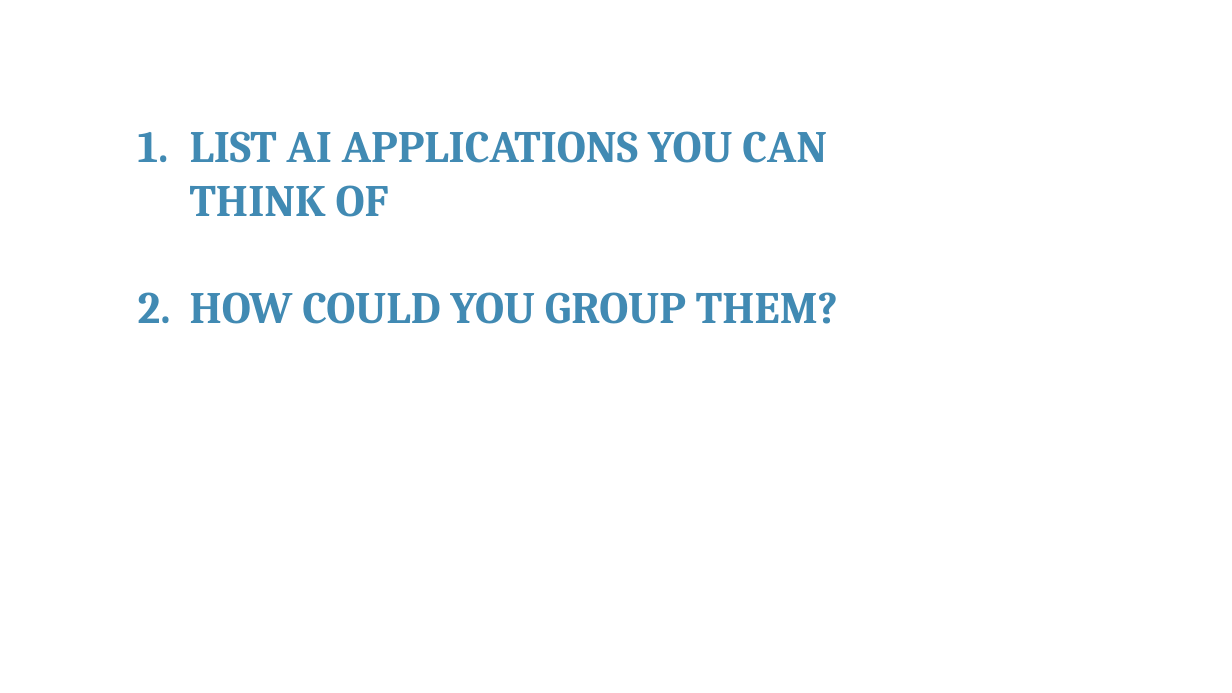
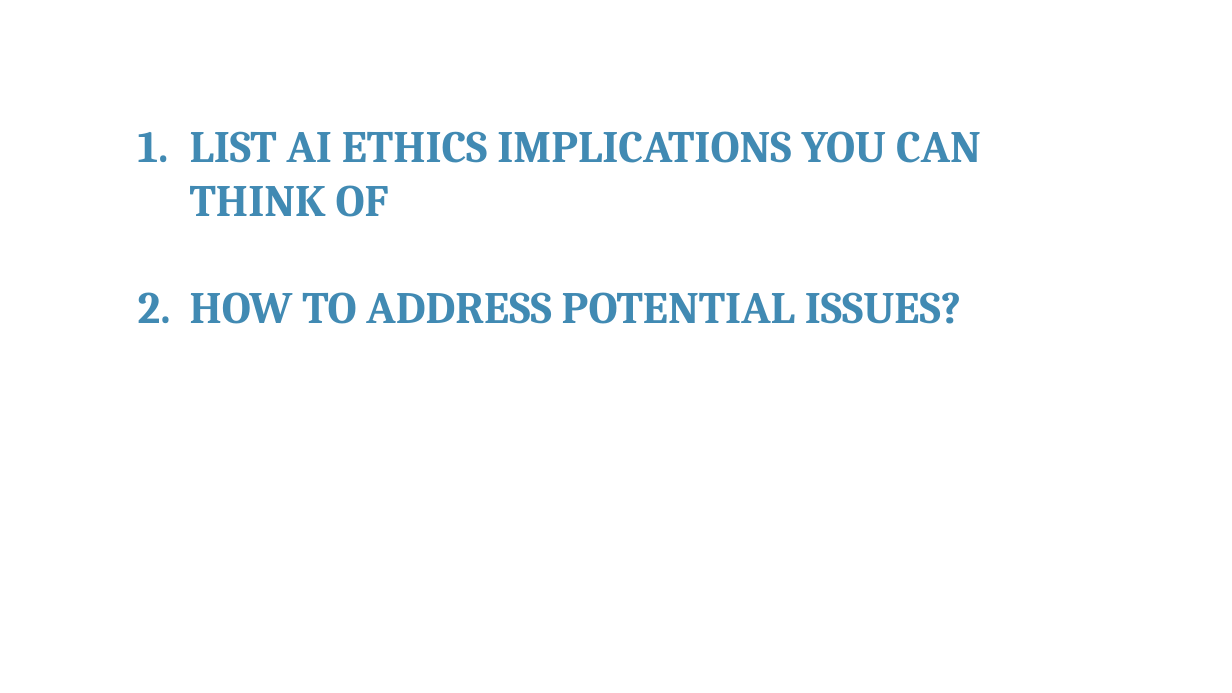
Before and after one commit to franckalbinet/itu-eaco-zanzibar-12-2018, a slide deck: slide 3 of presentations/session-6-ethics-of-ai.pptx. Drawn at 1232x693 pixels with LibreOffice and Linux fonts; fonts in the diff are those of the drawing; background and template pictures are left out. Boxes give left, top, right and bottom in pixels: in the first picture for what was removed or moved away, otherwise in the second. Text is boxed around its words. In the diff, an @@ line names an element or a change of style, - is before the commit and + after.

Commit message:
drafted ethics of AI presentation

```diff
--- a/presentations/session-6-ethics-of-ai.pptx
+++ b/presentations/session-6-ethics-of-ai.pptx
@@ text at [190, 131, 981, 324]: text changed @@
-1. LIST AI APPLICATIONS YOU CAN THINK OF
-2. HOW COULD YOU GROUP THEM?
+1. LIST AI ETHICS IMPLICATIONS YOU CAN THINK OF
+2. HOW TO ADDRESS POTENTIAL ISSUES?
```
Also in this commit, not shown: 3 other slides changed, 13 slides added, 30 slides removed, 3 other files.
